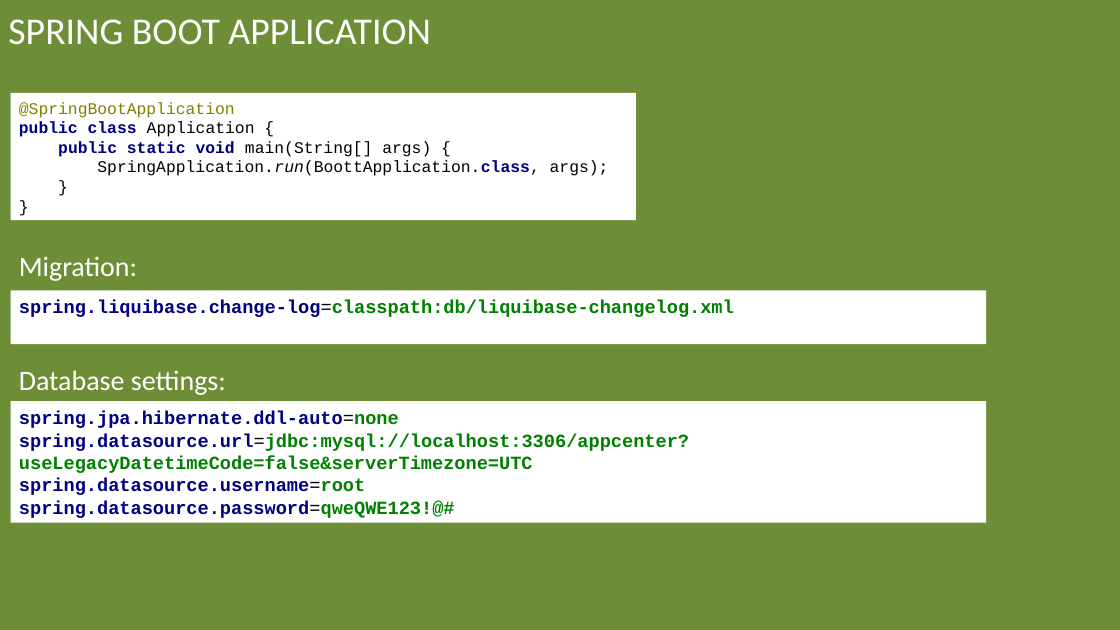
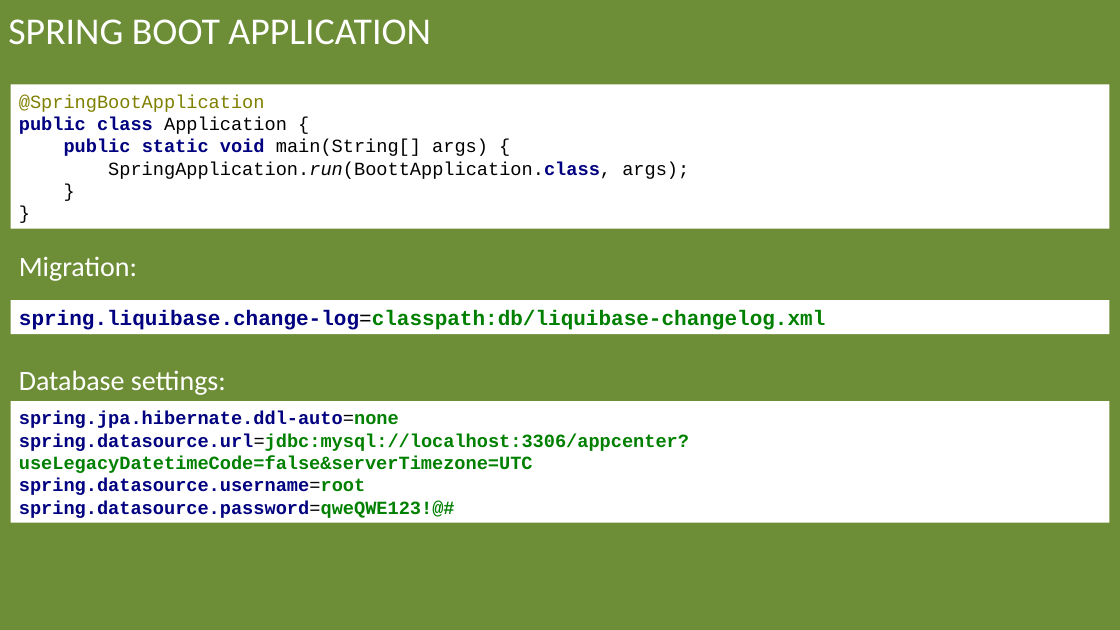
Before and after one commit to arenat/wiza_1, a slide deck: slide 19 of wiza.pptx (slide 18 before the commit). Drawn at 1120x630 pixels with LibreOffice and Linux fonts; fonts in the diff are those of the drawing; background and template pictures are left out. Boxes give left, top, right and bottom in pixels: in the first picture for what was removed or moved away, otherwise in the second. Text is boxed around its words. In the diff, an @@ line names an element or a change of style, - is before the commit and + after.

```diff
--- a/wiza.pptx
+++ b/wiza.pptx
@@ rectangle "@SpringBootApplication public class Application { ...": place and size @@
-rectangle "@SpringBootApplication public class Application { ..." at <box>11,93,637,220</box>
+rectangle "@SpringBootApplication public class Application { ..." at <box>11,85,1110,229</box>
@@ rectangle "@SpringBootApplication public class Application { ..." at <box>11,85,1110,229</box>: size 14 to 16 pt @@
@@ rectangle "spring.liquibase.change-log=classpath:db/liquibase-changelog ...": place and size @@
-rectangle "spring.liquibase.change-log=classpath:db/liquibase-changelog ..." at <box>11,291,986,344</box>
+rectangle "spring.liquibase.change-log=classpath:db/liquibase-changelog ..." at <box>11,300,1110,334</box>
@@ rectangle "spring.liquibase.change-log=classpath:db/liquibase-changelog ..." at <box>11,300,1110,334</box>: size 16 to 18 pt @@
@@ rectangle "spring.jpa.hibernate.ddl-auto=none spring.datasource.url=jdb ...": place and size @@
-rectangle "spring.jpa.hibernate.ddl-auto=none spring.datasource.url=jdb ..." at <box>11,402,986,523</box>
+rectangle "spring.jpa.hibernate.ddl-auto=none spring.datasource.url=jdb ..." at <box>11,402,1110,523</box>
```
Also in this commit, not shown: 34 other slides changed, 3 slides added, 1 other file.
